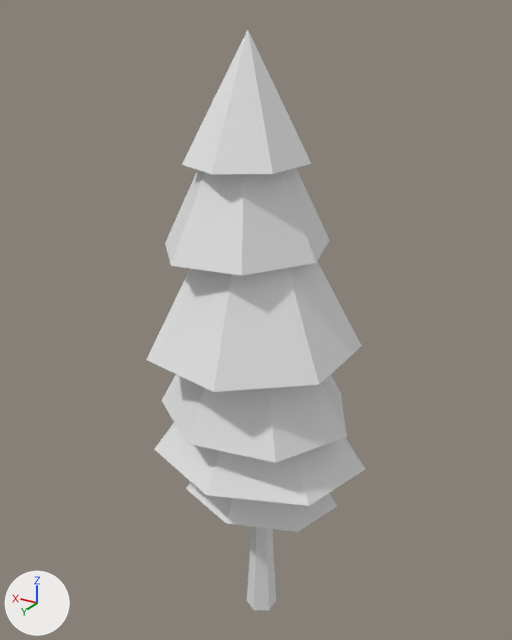
Two versions of the Blender file assets/models/trees/smrk_1.blend, one commit apart.
Before and after are seen from a 50 mm camera at (-6.95, 11.85, 12.65) aimed at (0.36, -0.33, 6.56). The axes (+X, +Y, +Z) are drawn at lower left. The lights are the same throughout. The first picture is the older version.
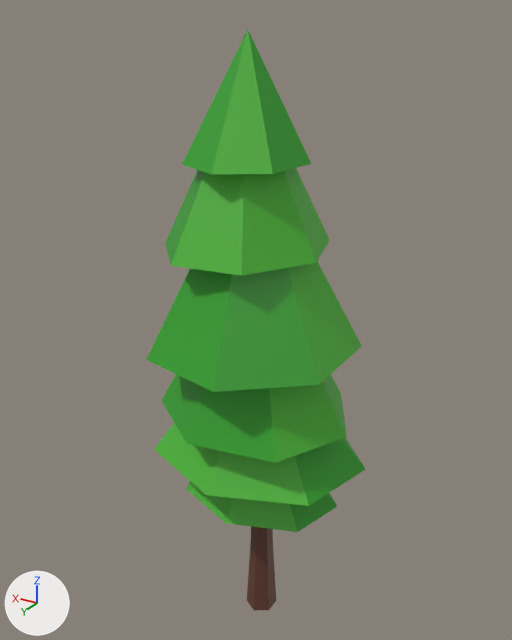
Edits to the bpy script that builds the scene:
```text
Add img_color_palette_png:
    img_color_palette_png = load_image('color-palette.png', '../../textures/color-palette.png', 512, 512, 'sRGB')
Add mat_material:
    mat_material = principled_material('Material')
    mat_material.texture = img_color_palette_png
Change me_cylinder:
    where me_cylinder.from_pydata(...)  # 36 vertices, 32 faces; spans x -0.33..0.88, y -0.38..0.38, z -1.0..11.56
    add me_cylinder.materials.append(mat_material)  # picture img_color_palette_png
Change me_cone_005:
    where me_cone_005.from_pydata(...)  # 48 vertices, 48 faces; spans x -2.17..1.86, y -1.52..1.63, z -7.41..1.0
    used by ob_cone_004; location = (0.37, -0.05, 11.22); rotation_euler = (0.0, 0.0, 0.0672), in degrees (0, 0, 3.9); scale = (1.23, 1.42, 1.19)
    me_cone_005 part 1: texture (UV) coordinates of 48 of 48 faces, centred in x -1.33..1.1, y -0.96..0.98, z -7.41..-0.33, changed; they spanned u 0.02..0.98, v 0.03..0.49 and now span u 0.01..0.1, v 0.2..0.3
    add me_cone_005.materials.append(mat_material)  # picture img_color_palette_png
```

Changed parts and their boxes [x1, y1, x2, y2] in the pictures (512 x 640 px):
'Cone.004', recoloured, surface changed (white to green)
    both: [146, 30, 365, 532]
'Cylinder', recoloured (white to brown)
    both: [247, 526, 276, 610]
